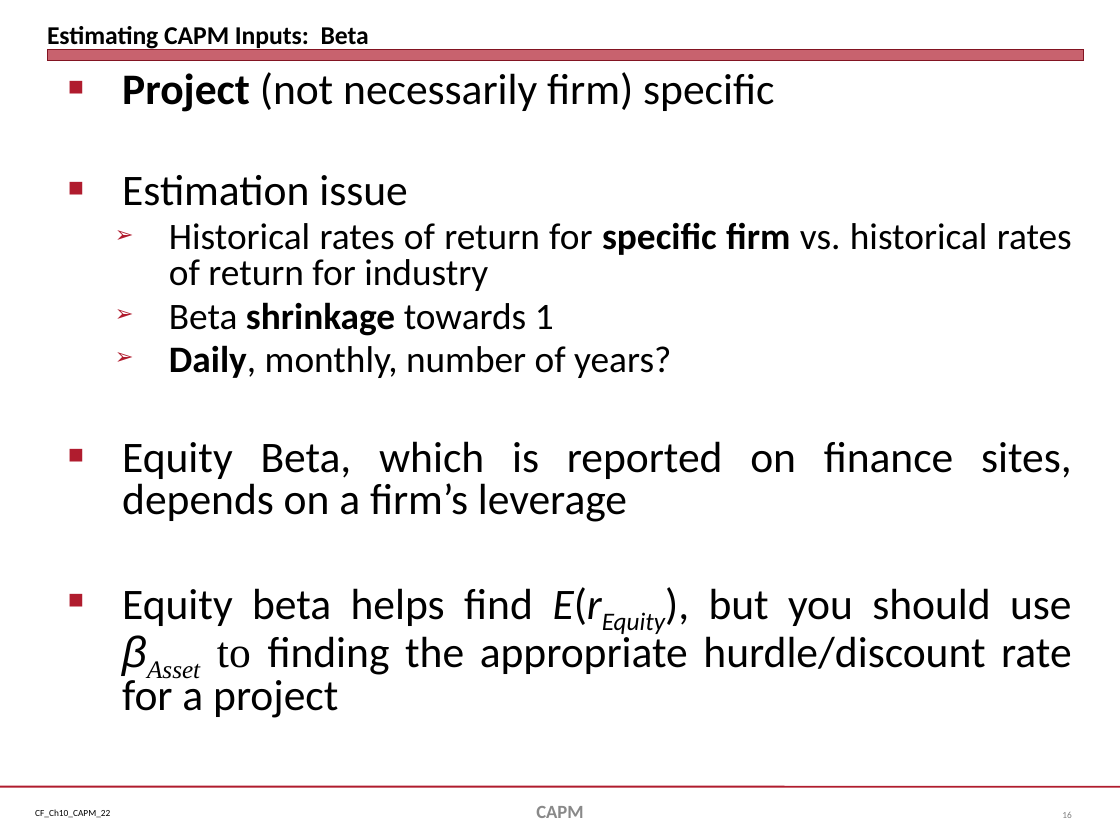
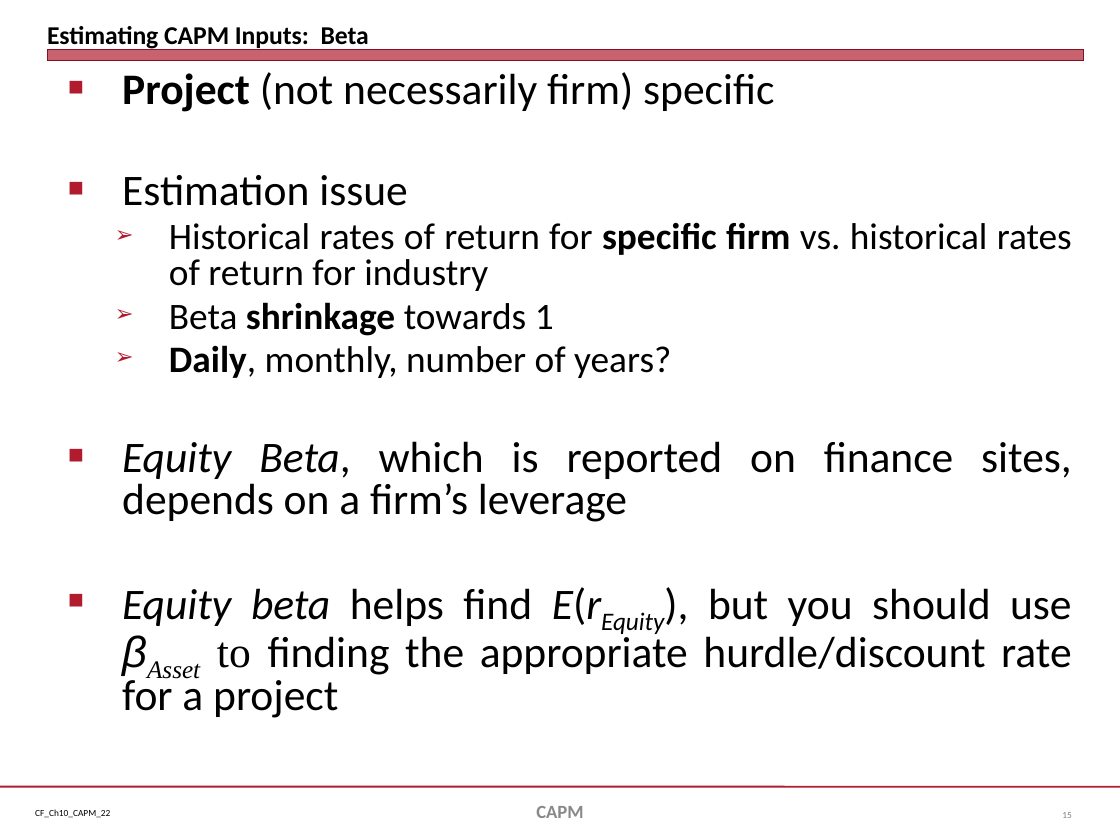
Before and after one commit to jmc877/Corporate-Finance, a slide deck: slide 15 of slides/CF_Ch10_CAPM_22.pptx (slide 16 before the commit). Drawn at 1120x840 pixels with LibreOffice and Linux fonts; fonts in the diff are those of the drawing. Boxes give left, top, right and bottom in pixels: in the first picture for what was removed or moved away, otherwise in the second. Text is boxed around its words. In the diff, an @@ line names an element or a change of style, - is before the commit and + after.

```diff
--- a/slides/CF_Ch10_CAPM_22.pptx
+++ b/slides/CF_Ch10_CAPM_22.pptx
@@ text at <box>122,441,1072,718</box>: italic on in "Equity Beta,", "Equity beta" @@
```
Also in this commit, not shown: 7 other slides changed, 14 slides removed, 4 other files.
